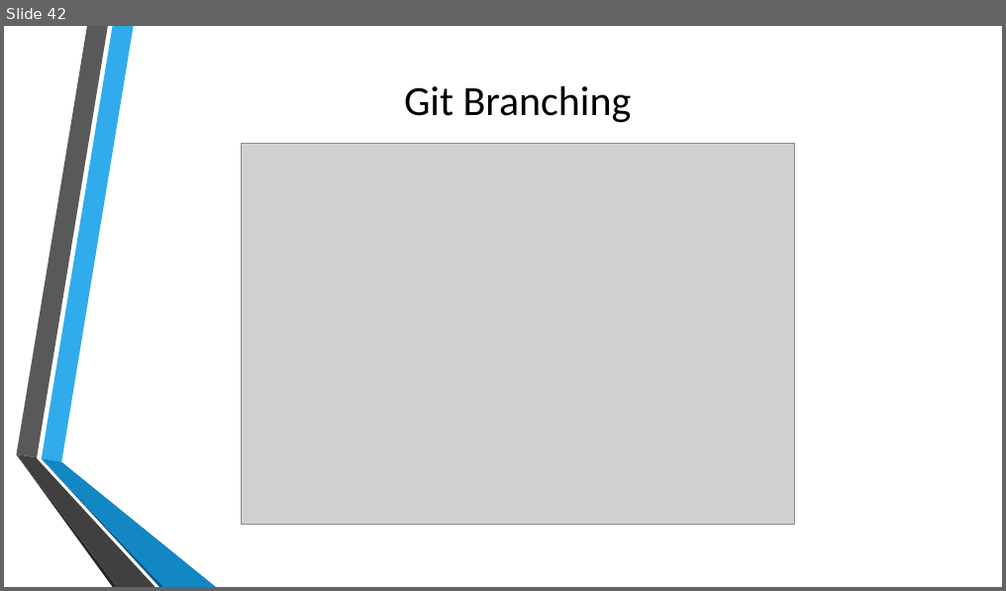
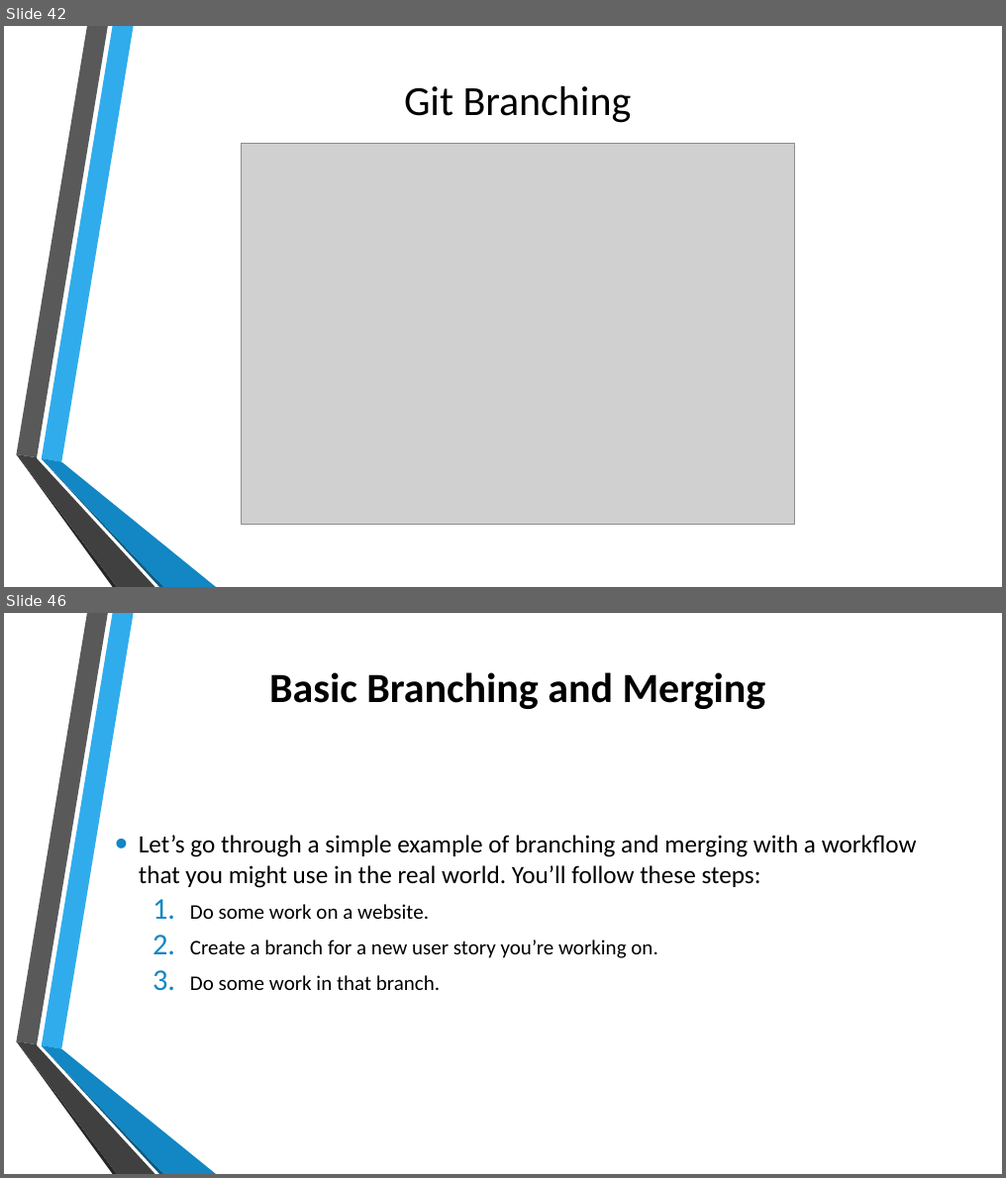
Before and after one commit to errol20/GitPPT, a slide deck: Version Control using Git.pptx. Shown one above the other, each under a label of ours: slide 42 before the commit, slides 42 and 46 after it; the slides between them are not shown. The pictures are 1006x591 and 1006x1178 pixels, drawn with LibreOffice and Linux fonts; fonts in the diff are those of the drawing; grey boxes stand for pictures; background and template pictures are left out. Boxes give left, top, right and bottom in pixels: in the first picture for what was removed or moved away, otherwise in the second. Text is boxed around its words. In the diff, an @@ line names an element or a change of style, - is before the commit and + after.

```diff
--- a/Version Control using Git.pptx
+++ b/Version Control using Git.pptx
@@ slide 46 added at box(4, 613, 1002, 1174), background picture (left out); not listed: 6 template elements that a slide beside it also shows @@
@@ title added at box(269, 672, 766, 709), 40 pt, text #000000, bold @@
+Basic Branching and Merging
@@ text added at box(139, 835, 917, 990), 24 pt, text #000000 @@
+• Let’s go through a simple example of branching and merging with a workflow that you might use in the real world. You’ll follow these steps:
+  1. Do some work on a website.
+  2. Create a branch for a new user story you’re working on.
+  3. Do some work in that branch.
```
Also in this commit, not shown: 1 slide changed, 3 other slides added.
